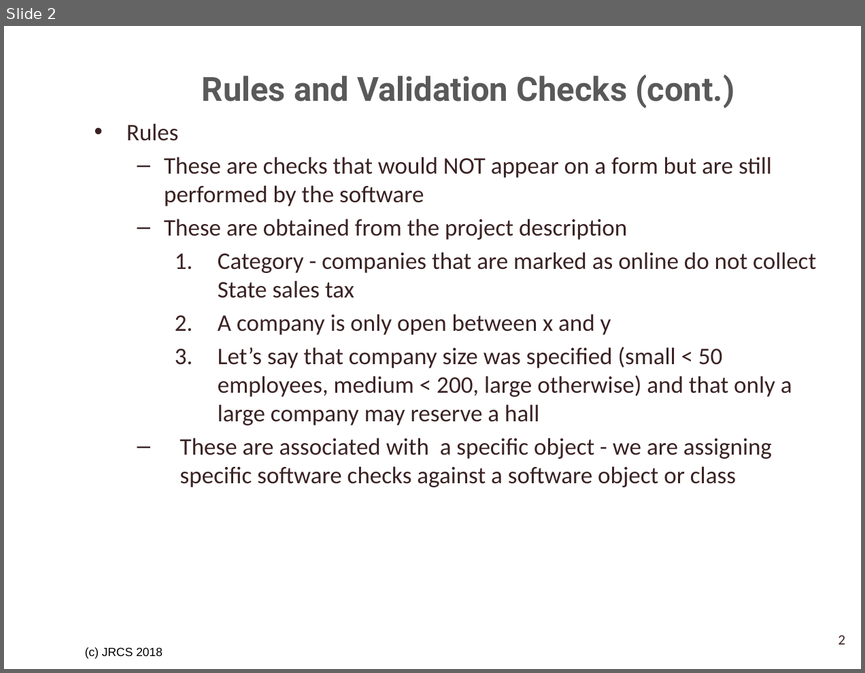
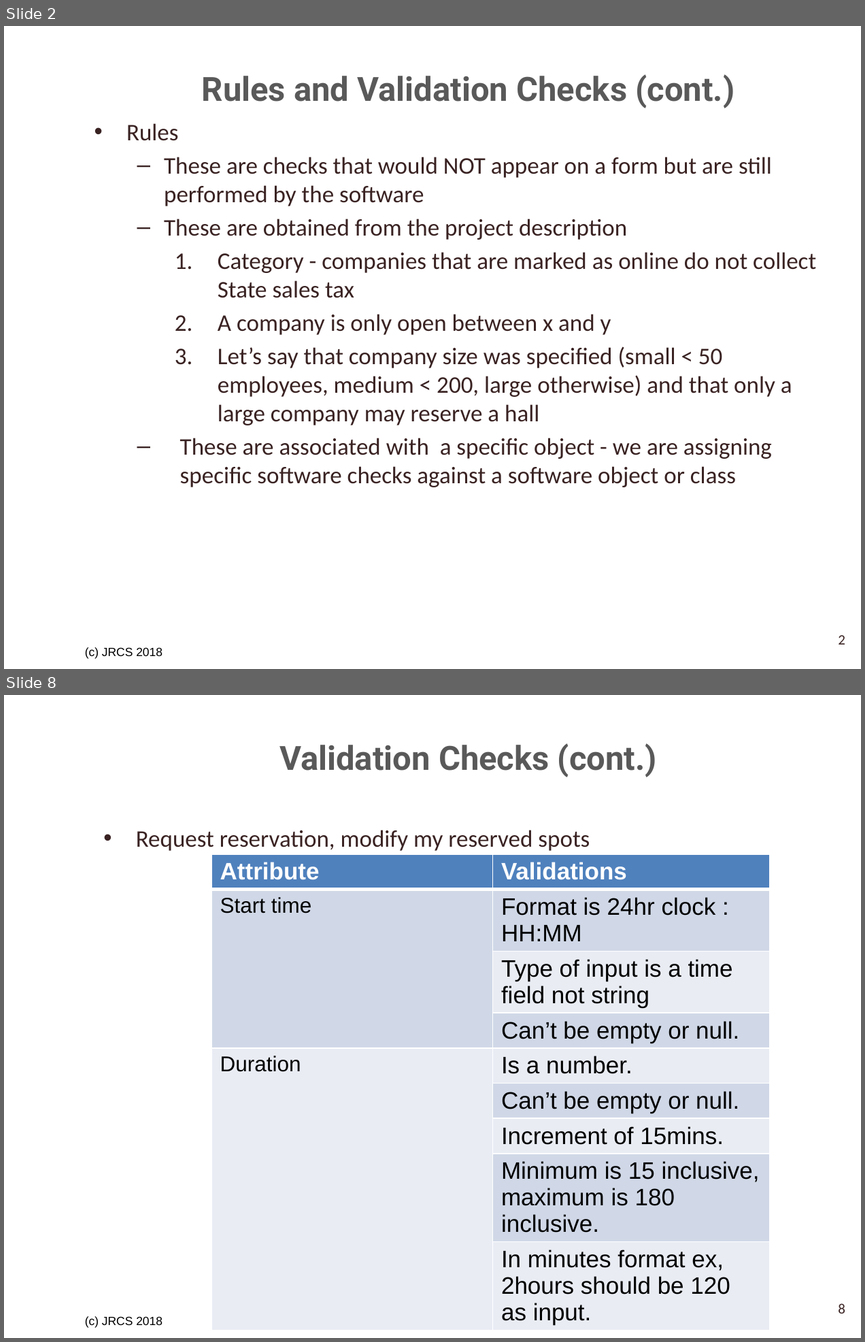
Before and after one commit to SrihariShastry/UTA_Parking, a slide deck: Project_Analysis_Team_3/Validation Checks and Rules Tables.pptx. Shown one above the other, each under a label of ours: slide 2 before the commit, slides 2 and 8 after it; the slides between them are not shown. The pictures are 865x673 and 865x1342 pixels, drawn with LibreOffice and Linux fonts; fonts in the diff are those of the drawing; background and template pictures are left out. Boxes give left, top, right and bottom in pixels: in the first picture for what was removed or moved away, otherwise in the second. Text is boxed around its words. In the diff, an @@ line names an element or a change of style, - is before the commit and + after.

```diff
--- a/Project_Analysis_Team_3/Validation Checks and Rules Tables.pptx
+++ b/Project_Analysis_Team_3/Validation Checks and Rules Tables.pptx
@@ slide 8 added at (x1=4, y1=695, x2=861, y2=1338), background picture (left out); not listed: 1 template element that a slide beside it also shows @@
@@ title added at (x1=279, y1=743, x2=657, y2=777), 28 pt, text #595959, bold @@
+Validation Checks (cont.)
@@ text added at (x1=136, y1=830, x2=589, y2=851), 20 pt, text #3A2222 @@
+• Request reservation, modify my reserved spots
@@ table added at (x1=211, y1=854, x2=770, y2=1327), 9 rows, 2 columns @@
+Attribute | Validations
+Start time | Format is 24hr clock : HH:MM
+ | Type of input is a time field not string
+ | Can’t be empty or null.
+Duration | Is a number.
+ | Can’t be empty or null.
+ | Increment of 15mins.
+ | Minimum is 15 inclusive, maximum is 180 inclusive.
+ | In minutes format ex, 2hours should be 120 as input.
@@ page number added at (x1=838, y1=1303, x2=845, y2=1313), 12 pt, text #3A2222 @@
+8
```
Also in this commit, not shown: 6 slides changed, 11 other slides added, 4 slides removed, 3 other files.
